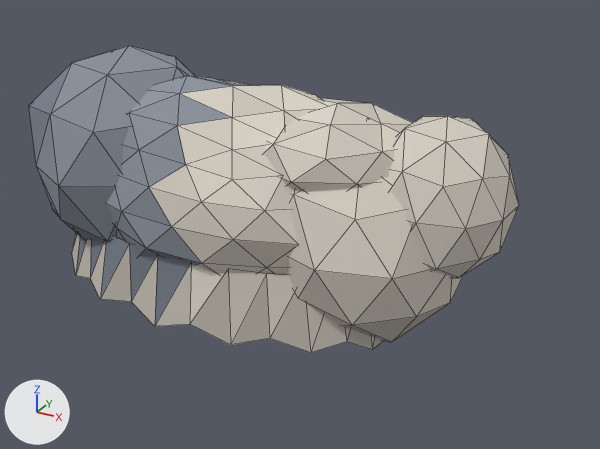
The glTF model story-mode/assets/art/yard/calvin.glb as it was, and as the next commit left it.
Rendered twice from a 50 mm lens placed at (0.567, -0.889, 0.431), pointed at (0.066, 0.021, -0.024). Arrows for +X, +Y and +Z are at lower left; the lights stay in place. The first picture is the older version. Mesh edges are drawn as thin lines. Vertices at exactly the same position are counted once.

The first picture shows 'calvin_body', 'calvin_head'.
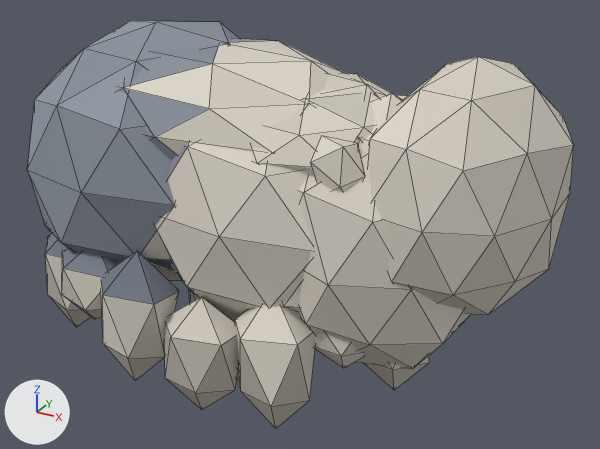
Changed parts and their boxes (x1, y1, x2, y2) in the pictures (600 x 449 px; the box of a moved part takes in the faces that stretch with it):
'calvin_body', reshaped, moved, rescaled (12% wider, 33% taller)
    before: (29, 46, 519, 353)
    after: (27, 20, 574, 428)
'calvin_head', reshaped, moved, rescaled
    before: (264, 98, 412, 192)
    after: (250, 73, 407, 312)
'calvin_ear_r', reshaped (not visible before)
    after: (187, 287, 199, 303)
part 1 of me_calvin_body, rebuilt
    before: (107, 76, 325, 275)
    after: (155, 74, 385, 323)
part 2 of me_calvin_body, rebuilt
    before: (29, 46, 195, 242)
    after: (27, 20, 239, 280)
part 3 of me_calvin_body, rebuilt
    before: (286, 178, 463, 342)
    after: (298, 92, 471, 369)
part 4 of me_calvin_body, rebuilt
    before: (388, 116, 519, 278)
    after: (368, 57, 574, 315)
part 5 of me_calvin_body, built on
    before: (72, 232, 384, 353)
    after: (45, 38, 430, 428)
part 7 of me_calvin_head, moved or reshaped (not visible before)
    after: (283, 286, 301, 312)
part 8 of me_calvin_head, rebuilt
    before: (264, 98, 412, 192)
    after: (250, 73, 390, 173)
part 9 of me_calvin_head, built on
    after: (310, 95, 407, 192)

The change in detail:
me_calvin_body is used by ob_calvin_body; location (0.013, -0.003, 0.027); scale (0.344, 0.344, 0.344).
me_calvin_body had 348 vertices, 620 faces and spanned x -1.0..1.0, y -0.45..0.45, z -0.5..0.5.
me_calvin_body now has 402 vertices, 720 faces and spans x -1.0..1.0, y -0.52..0.52, z -0.62..0.62.
me_calvin_body part 1: the loose piece of 162 vertices spanning x -0.85..0.69, y -0.42..0.45, z -0.46..0.43 is rebuilt with 42 vertices and now spans x -0.47..0.59, y -0.43..0.47, z -0.4..0.53.
me_calvin_body part 2: the loose piece of 42 vertices spanning x -1.0..-0.16, y -0.45..0.44, z -0.42..0.5 is rebuilt with 42 vertices and now spans x -1.0..0.09, y -0.46..0.46, z -0.35..0.62.
me_calvin_body part 3: the loose piece of 42 vertices spanning x 0.06..0.87, y -0.38..0.37, z -0.5..0.35 is rebuilt with 42 vertices and now spans x 0.06..0.83, y -0.42..0.4, z -0.43..0.48.
me_calvin_body part 4: the loose piece of 42 vertices spanning x 0.5..1.0, y -0.23..0.24, z -0.18..0.39 is rebuilt with 42 vertices and now spans x 0.4..1.0, y -0.38..0.38, z -0.18..0.62.
me_calvin_body part 5: 60 vertices removed from x -0.91..0.64, y -0.42..0.44, z -0.47..-0.17; 234 vertices added at x -0.99..0.65, y -0.52..0.52, z -0.62..0.57.
me_calvin_ear_r is used by ob_calvin_ear_r; location (0.0, -0.062, -0.07); scale (0.0655, 0.0655, 0.0655).
me_calvin_ear_r had 42 vertices, 80 faces and spanned x -0.62..0.62, y -0.37..0.37, z -1.0..1.0.
me_calvin_ear_r now has 24 vertices, 40 faces and spans x -0.6..0.6, y -0.36..0.36, z -1.0..1.0.
me_calvin_ear_r part 6: the whole mesh is rebuilt.
me_calvin_head is used by ob_calvin_head; location (0.153, -0.003, 0.023); scale (0.153, 0.153, 0.153).
me_calvin_head had 354 vertices, 648 faces and spanned x -1.0..1.0, y -0.74..0.74, z -0.89..0.89.
me_calvin_head now has 372 vertices, 680 faces and spans x -1.0..1.0, y -0.69..0.69, z -0.83..0.83.
me_calvin_head part 7: the loose piece of 12 vertices spanning x 0.74..1.0, y -0.13..0.17, z -0.32..-0.08 is scaled about its middle by (2.33, 1.66, 2.81), then moved by (-0.71, -0.45, -0.01).
me_calvin_head part 8: the loose piece of 42 vertices spanning x -0.95..0.63, y -0.74..0.74, z 0.1..0.89 is rebuilt with 42 vertices and now spans x -0.74..0.55, y -0.69..0.63, z 0.17..0.83.
me_calvin_head part 9: 72 vertices removed from x -0.07..0.69, y -0.68..0.73, z -0.89..0.36; 210 vertices added at x -1.0..0.89, y -0.69..0.69, z -0.83..0.63.
Other edits to the shape of me_calvin_head do not show in these pictures.
Object 'calvin_body' (ob_calvin_body) moves from (0.013, -0.003, 0.027) to (0.035, 0.001, 0.0).
Object 'calvin_body' (ob_calvin_body) is rescaled from (0.344, 0.344, 0.344) to (0.378, 0.378, 0.378).
Object 'calvin_head' (ob_calvin_head) moves from (0.153, -0.003, 0.023) to (0.117, 0.003, 0.019).
Object 'calvin_head' (ob_calvin_head) is rescaled from (0.153, 0.153, 0.153) to (0.208, 0.208, 0.208).
